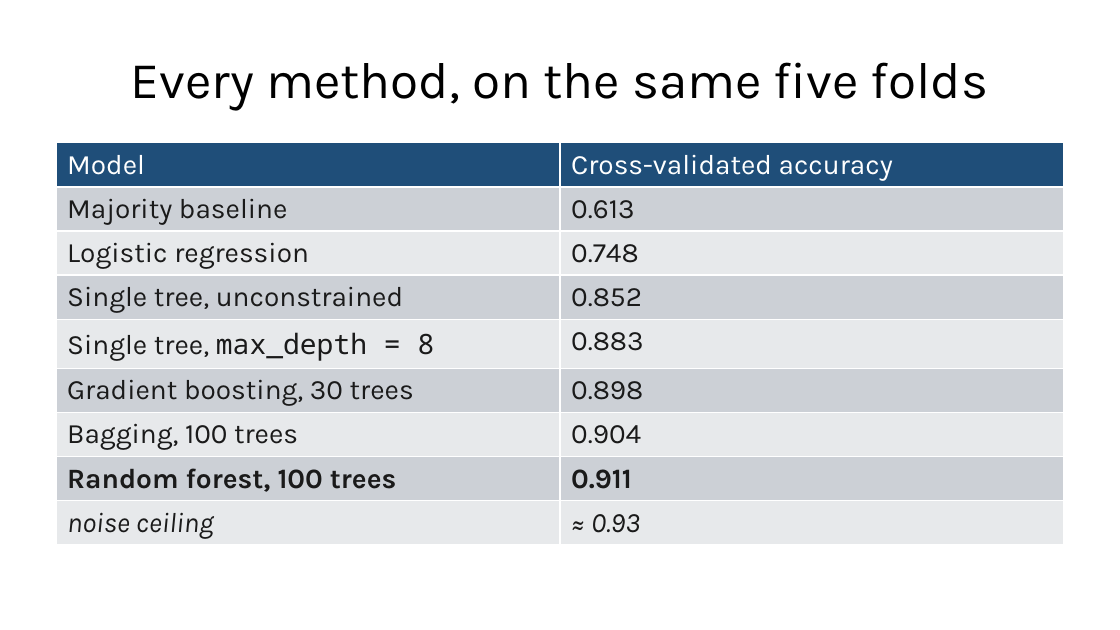
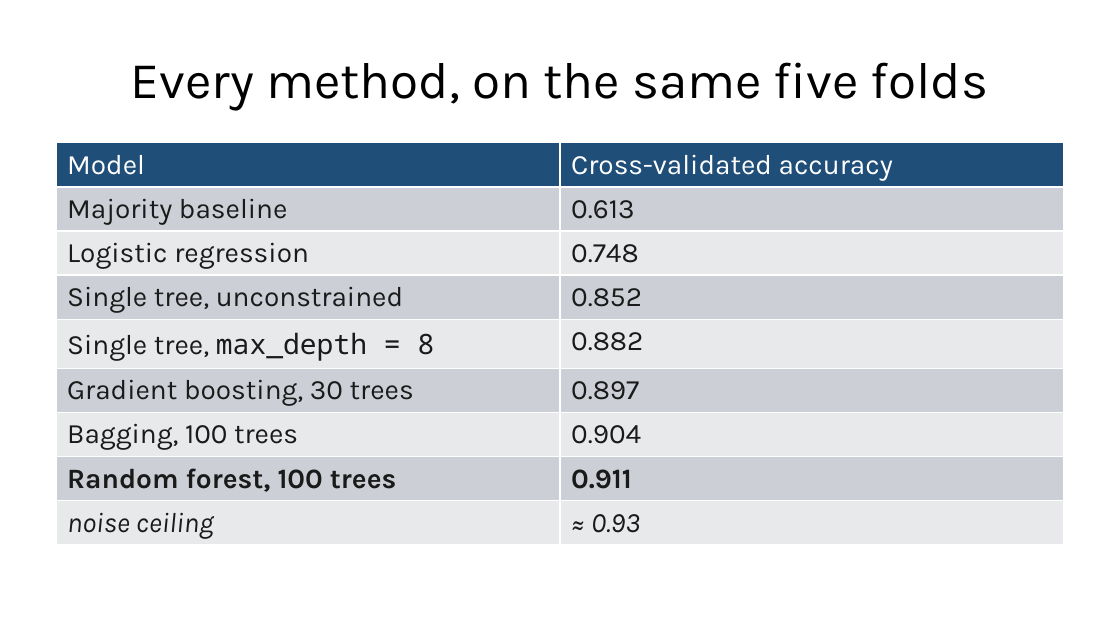
Before and after one commit to fabioantonini/technologies-for-artificial-intelligence, a slide deck: slide 49 of Lessons/07_trees_and_ensembles/Slides/trees_and_ensembles_slides.pptx (slide 46 before the commit). Drawn at 1120x630 pixels with LibreOffice and Linux fonts; fonts in the diff are those of the drawing; background and template pictures are left out. Boxes give left, top, right and bottom in pixels: in the first picture for what was removed or moved away, otherwise in the second. Text is boxed around its words. In the diff, an @@ line names an element or a change of style, - is before the commit and + after.

```diff
--- a/Lessons/07_trees_and_ensembles/Slides/trees_and_ensembles_slides.pptx
+++ b/Lessons/07_trees_and_ensembles/Slides/trees_and_ensembles_slides.pptx
@@ table at (x1=56, y1=143, x2=1064, y2=559) @@
-row 5, column 2: 0.883
+row 5, column 2: 0.882
-row 6, column 2: 0.898
+row 6, column 2: 0.897
```
Also in this commit, not shown: 3 other slides changed, 3 slides added, 13 other files.
